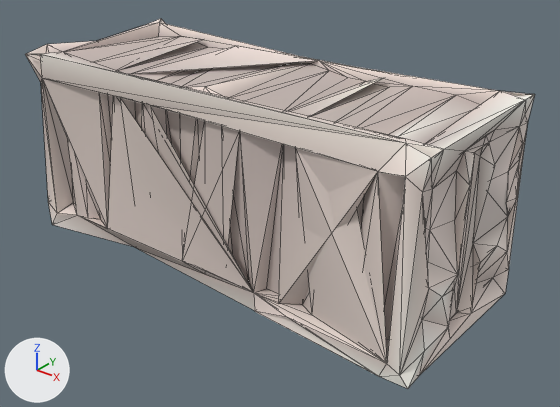
What one commit did to the glTF model public/models/prop_container.glb.
One viewpoint serves both versions: a 50 mm camera at (5.9, -6.93, 5.19) aimed at (0.34, 0.02, 0.88). The lights are fixed; the arrows at lower left show +X, +Y and +Z. The first picture is the older version. Mesh edges are drawn as thin lines. Where no turn or scale is listed for an object, it has been applied to the vertices.
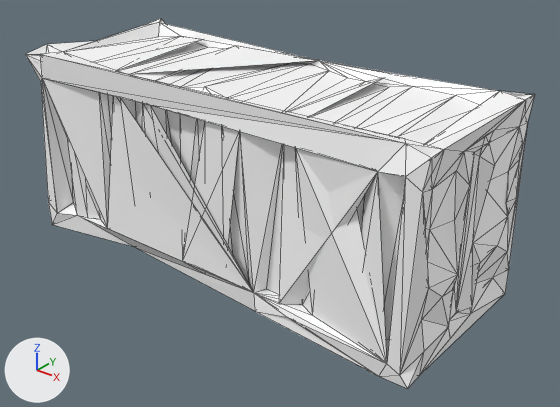
The change, as a diff of the scene's bpy script:
```diff
--- a/public/models/prop_container.glb.py
+++ b/public/models/prop_container.glb.py
@@ mat_material_0 @@
 n0 = _N.new('ShaderNodeBsdfPrincipled'); n0.name = 'Principled BSDF'
+n0.inputs[0].default_value = (1.0, 1.0, 1.0, 1.0)  # 'Base Color', white #ffffff
 n1 = _N.new('ShaderNodeOutputMaterial'); n1.name = 'Material Output'
-n2 = _N.new('ShaderNodeVertexColor'); n2.name = 'Color Attribute'
 _L.new(n0.outputs[0], n1.inputs[0])  # 'BSDF' to 'Surface'
-_L.new(n2.outputs[0], n0.inputs[0])  # 'Color' to 'Base Color'
@@ me_mesh_0 @@
 me_mesh_0.from_pydata(...)  # 316 vertices, 646 faces; spans x -3.0..3.0, y -1.2..1.2, z -1.3..1.3
 # used by ob_mesh_0; location = (0.0, 0.0, 1.3)
+# me_mesh_0 part 1
+# 21 faces are deleted
+# 21 new faces join them
 me_mesh_0.materials.append(mat_material_0)
```

Boxes [x1, y1, x2, y2] around the edits, measured in the pictures (560 x 407 px; the box of a moved part takes in the faces that stretch with it):
'Mesh_0', recoloured, surface changed: [25, 19, 534, 389] in both
part 1 of me_mesh_0, moved or reshaped: [517, 95, 533, 99] in both
